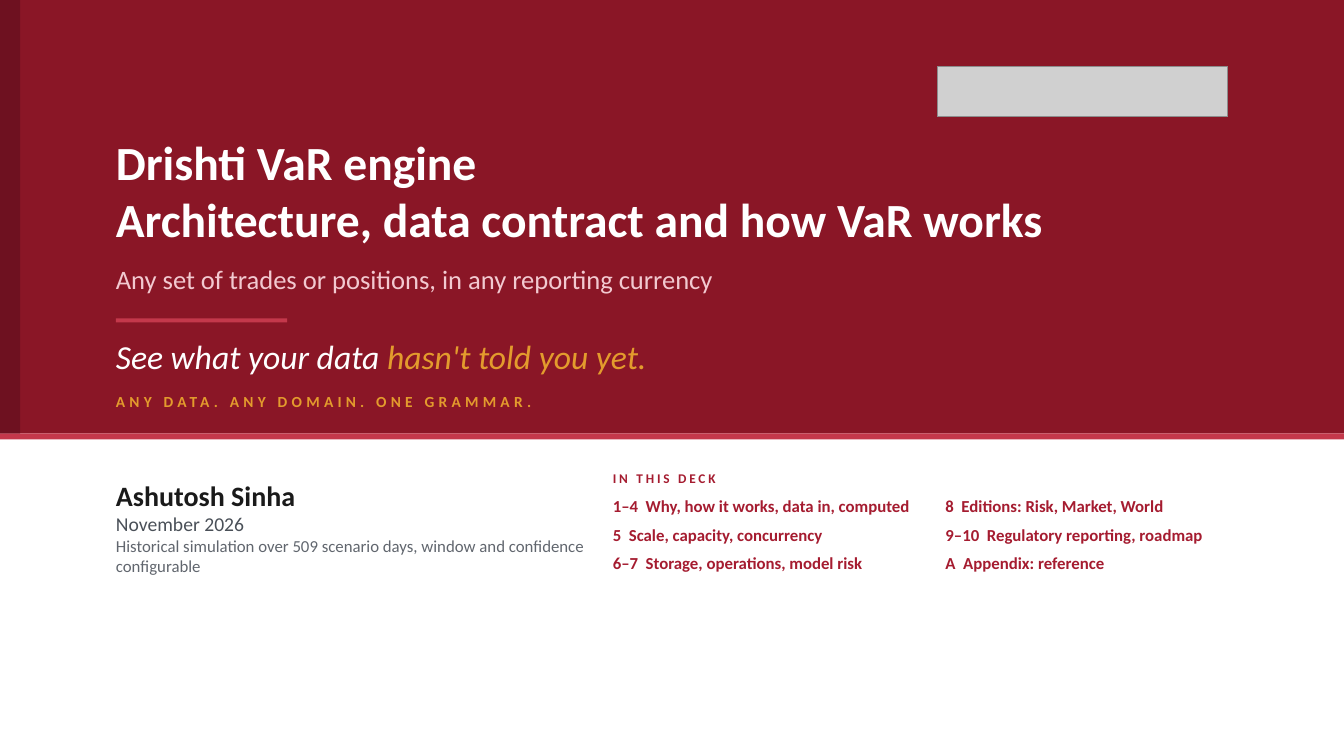
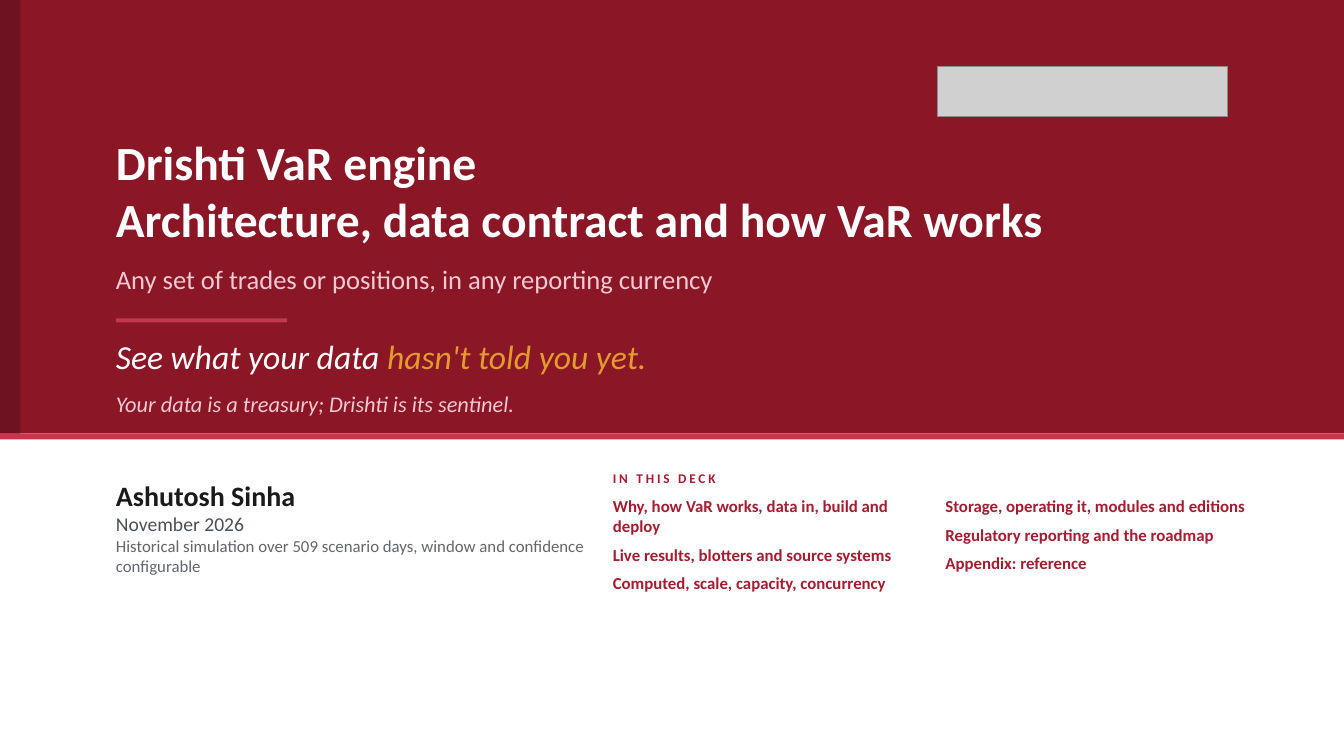
Before and after one commit to ajsinha/drishti, a slide deck: slide 1 of docs/publications/Drishti-VaR-Engine.pptx. Drawn at 1344x756 pixels with LibreOffice and Linux fonts; fonts in the diff are those of the drawing; grey boxes stand for pictures. Boxes give left, top, right and bottom in pixels: in the first picture for what was removed or moved away, otherwise in the second. Text is boxed around its words. In the diff, an @@ line names an element or a change of style, - is before the commit and + after.

Commit message:
Decks: slogan pair, live results and blotters, source systems, Pack designer modes, storage parity and retention, the top bar; AWS titles and table fit

```diff
--- a/docs/publications/Drishti-VaR-Engine.pptx
+++ b/docs/publications/Drishti-VaR-Engine.pptx
@@ text at <box>116,396,514,416</box>: text changed; size 11 to 16 pt; text colour #E39B2D to #F2C9D0; bold off; italic on @@
-ANY DATA. ANY DOMAIN. ONE GRAMMAR.
+Your data is a treasury; Drishti is its sentinel.
@@ text at <box>613,500,891,592</box>: text changed @@
-1–4 Why, how it works, data in, computed
-5 Scale, capacity, concurrency
-6–7 Storage, operations, model risk
+Why, how VaR works, data in, build and deploy
+Live results, blotters and source systems
+Computed, scale, capacity, concurrency
@@ text at <box>945,500,1245,572</box>: text changed @@
-8 Editions: Risk, Market, World
-9–10 Regulatory reporting, roadmap
-A Appendix: reference
+Storage, operating it, modules and editions
+Regulatory reporting and the roadmap
+Appendix: reference
```
Also in this commit, not shown: 11 other slides changed, 9 slides added, 5 other files.
